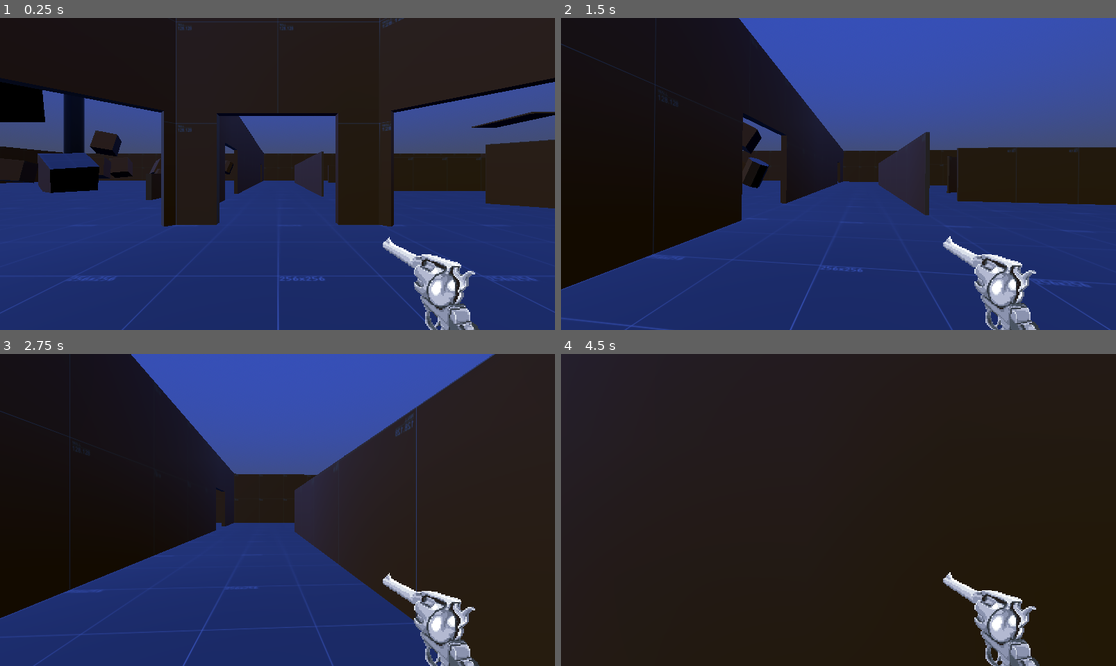
Above: before the commit, frames 1-4 (two rows, left to right).
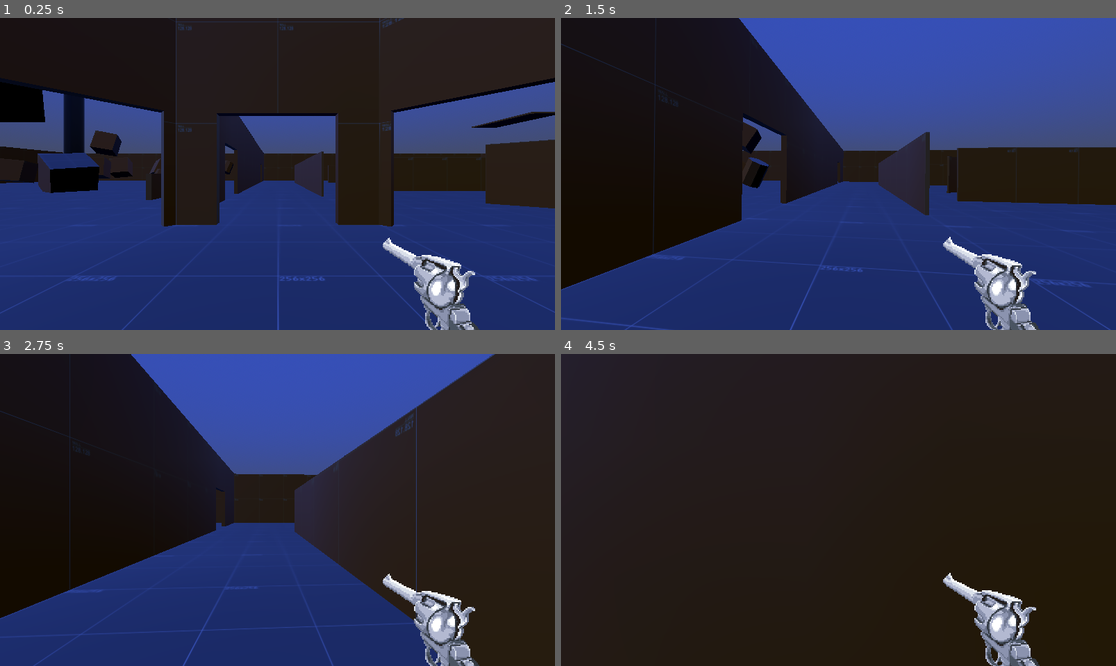
Above: after the commit, the same moments.

Repository: Liloslash/CocoonstrikeV2
Game: Godot game, scene res://world.tscn
Two runs of this game, one before a commit and one after it. Both use one fixed random seed, a clock stepped at 60 frames per second and the inputs below.
Inputs (mouse positions are in pixels of both pictures, inside the frame that each line leads up to):
- Up to frame 1 (0.25 s): no input
- Up to frame 2 (1.5 s): move the mouse to (866, 174) at 0.52 s; hold W (up) from 0.53 s (still down); click (866, 174) at 0.6 s; tap Space (jump) at 0.77 s; move the mouse to (810, 174) at 1.27 s; tap Q (slam) at 1.35 s
- Up to frame 3 (2.75 s): keep holding W (up); tap Space (jump) at 1.52 s; move the mouse to (288, 503) at 2.02 s; click (288, 503) at 2.1 s
- Up to frame 4 (4.5 s): keep holding W (up); move the mouse to (832, 516) at 2.77 s; tap Q (slam) at 2.85, 4.35 s; tap Space (jump) at 3.02, 3.77 s; move the mouse to (877, 513) at 3.52 s; click (877, 513) at 3.6 s; move the mouse to (794, 506) at 4.27 s

The runs differ from the first frame. In frame 1, 0.2% of the frame differs, in the area x 68-87%, y 70-99%; in frame 2, 0.4%, in the area x 68-87%, y 69-100%; in frame 3, 0.2%; in frame 4, 0.4%.

Commit message:
Fix shot position values in gunshot animation for improved accuracy

Diff:
--- a/Player/player.tscn
+++ b/Player/player.tscn
@@ -136,7 +136,7 @@
 "times": PackedFloat32Array(0, 0.5, 1),
 "transitions": PackedFloat32Array(1, 0.378929, 1),
 "update": 0,
-"values": [Vector2(865, 485), Vector2(863, 482), Vector2(865, 485)]
+"values": [Vector2(865, 485), Vector2(863, 483), Vector2(865, 485)]
 }
 
 [sub_resource type="AnimationLibrary" id="AnimationLibrary_k53q1"]
